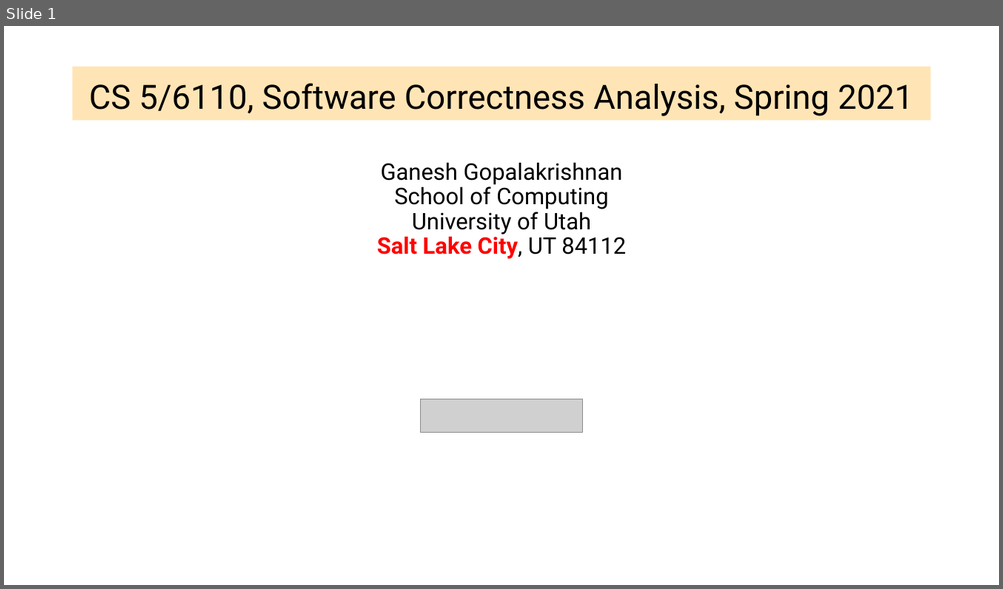
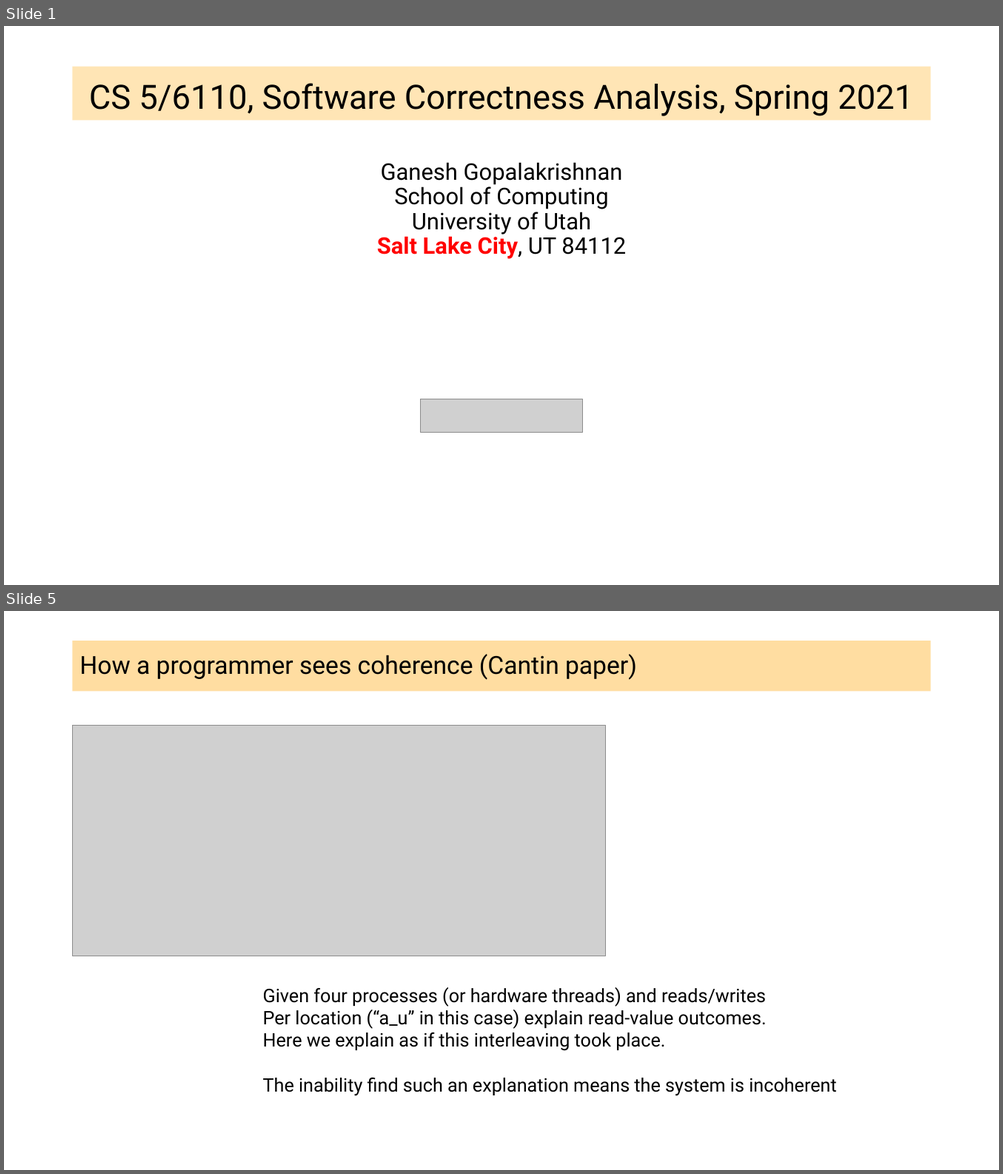
Before and after one commit to ganeshutah/cs6110s22, a slide deck: Lec19/Lec19.pptx. Shown one above the other, each under a label of ours: slide 1 before the commit, slides 1 and 5 after it; the slides between them are not shown. The pictures are 1003x589 and 1003x1174 pixels, drawn with LibreOffice and Linux fonts; fonts in the diff are those of the drawing; grey boxes stand for pictures. Boxes give left, top, right and bottom in pixels: in the first picture for what was removed or moved away, otherwise in the second. Text is boxed around its words. In the diff, an @@ line names an element or a change of style, - is before the commit and + after.

```diff
--- a/Lec19/Lec19.pptx
+++ b/Lec19/Lec19.pptx
@@ slide 5 added at (4,611,999,1170), background #FFFFFF @@
@@ title added at (73,641,930,692), fill #FFBD47 at 51% opacity, 24 pt, text #000000 @@
+How a programmer sees coherence (Cantin paper)
@@ picture added at (73,726,606,957) @@
@@ text added at (263,988,836,1096), 18 pt, text #000000 @@
+Given four processes (or hardware threads) and reads/writes
+Per location (“a_u” in this case) explain read-value outcomes.
+Here we explain as if this interleaving took place.
+The inability find such an explanation means the system is incoherent
```
Also in this commit, not shown: 1 slide changed, 35 other slides added, 10 slides removed.
